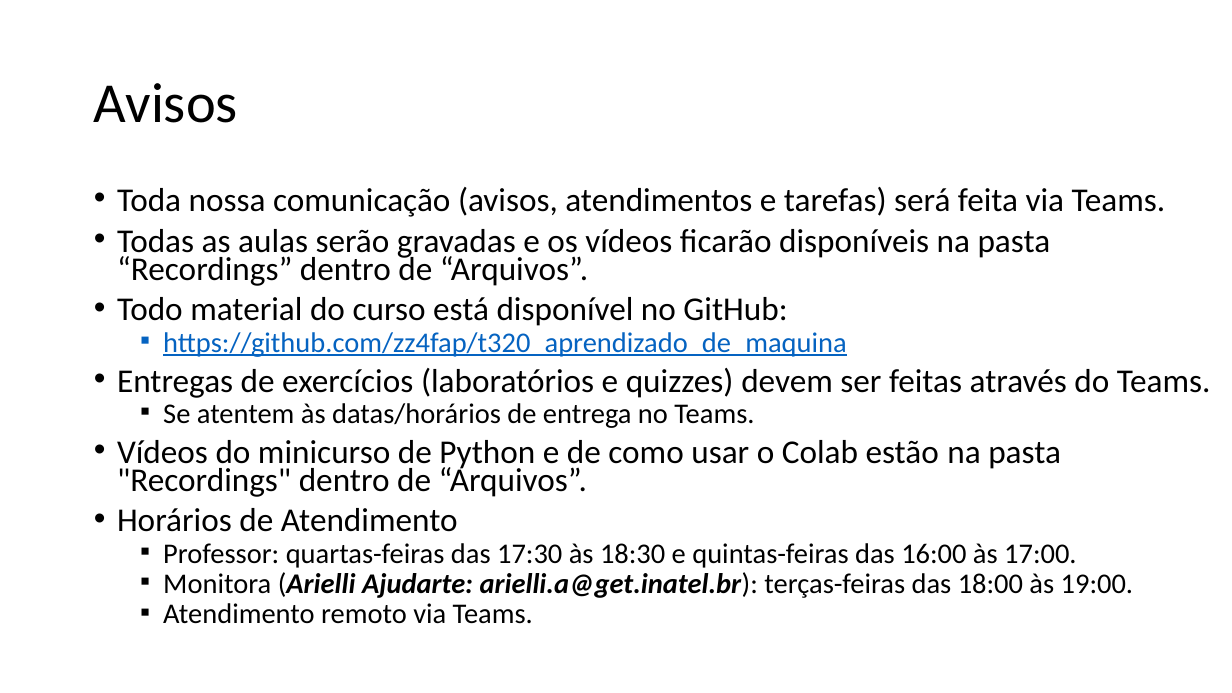
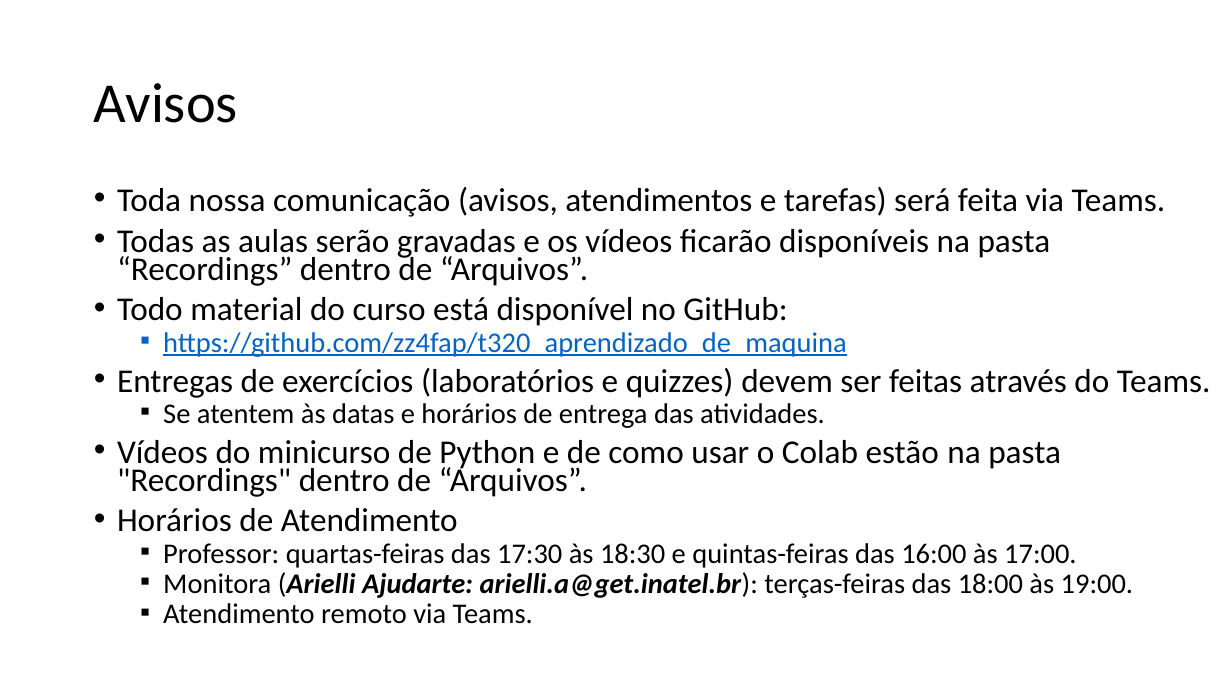
Before and after one commit to zz4fap/t320_aprendizado_de_maquina, a slide deck: slide 7 of slides/T320_Classificação (Parte I).pptx. Drawn at 1232x693 pixels with LibreOffice and Linux fonts; fonts in the diff are those of the drawing. Boxes give left, top, right and bottom in pixels: in the first picture for what was removed or moved away, otherwise in the second. Text is boxed around its words. In the diff, an @@ line names an element or a change of style, - is before the commit and + after.

```diff
--- a/slides/T320_Classificação (Parte I).pptx
+++ b/slides/T320_Classificação (Parte I).pptx
@@ text at bbox=[163, 403, 825, 428]: text changed @@
-  ▪ Se atentem às datas/horários de entrega no Teams.
+  ▪ Se atentem às datas e horários de entrega das atividades.
```
Also in this commit, not shown: 6 other slides changed, 10 other files.
